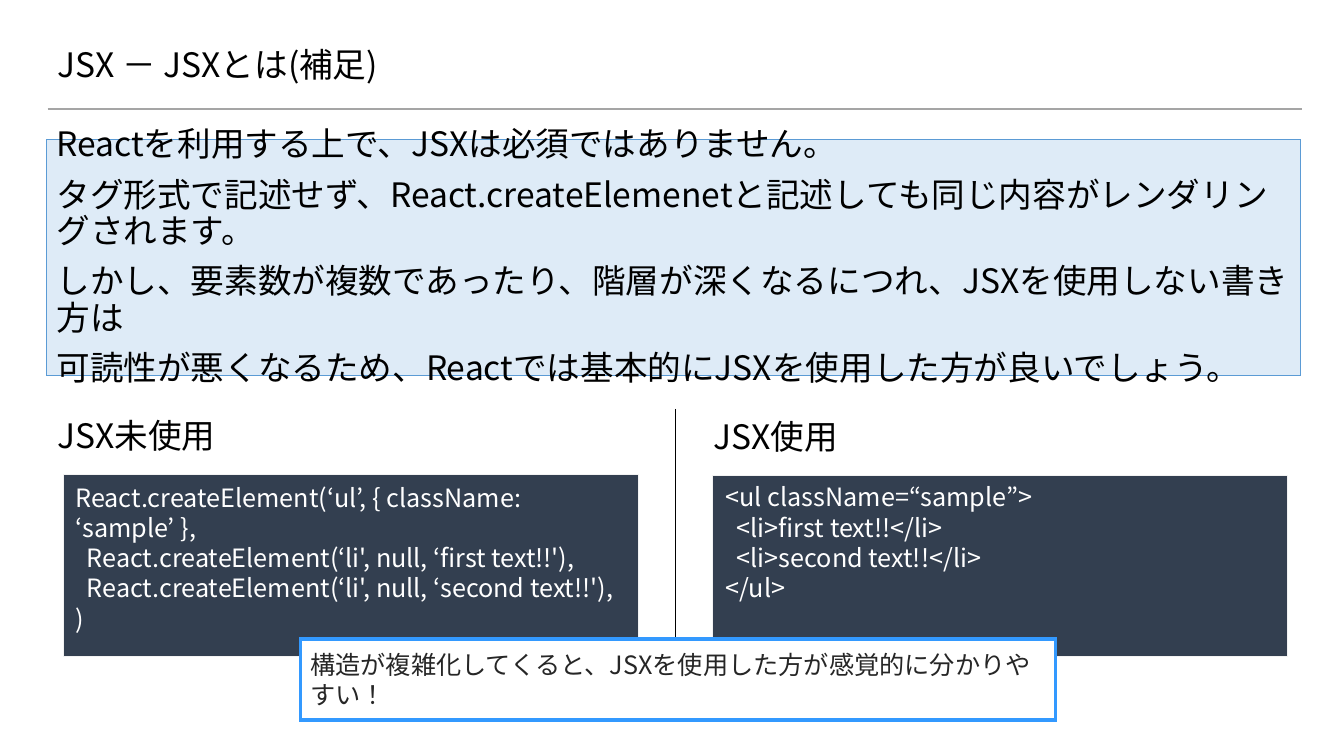
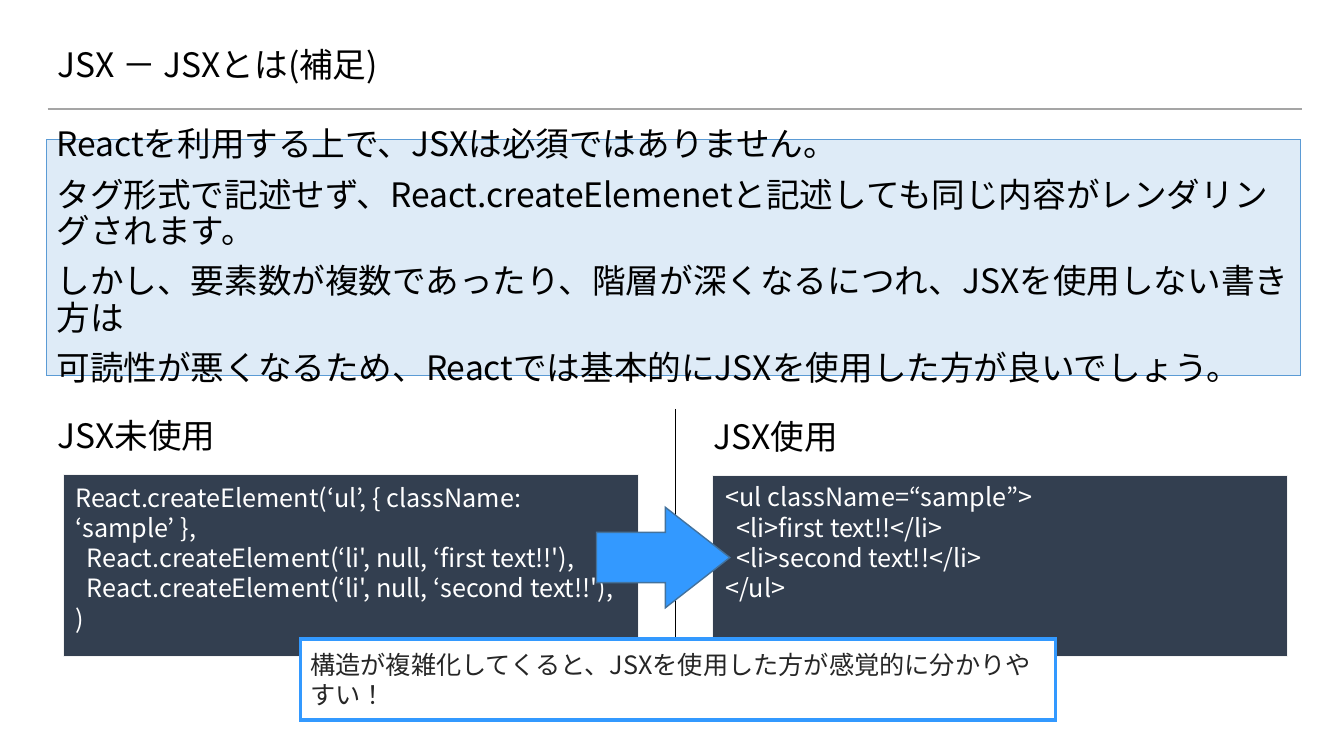
Before and after one commit to 2018SYSTEMI34/diary, a slide deck: slide 2 of doc/02_SlideShare/01.ネタ/２_Reactの基礎/2-1_Reactの基礎知識 ～JSX編～.pptx. Drawn at 1344x756 pixels with LibreOffice and Linux fonts; fonts in the diff are those of the drawing; background and template pictures are left out. Boxes give left, top, right and bottom in pixels: in the first picture for what was removed or moved away, otherwise in the second. Text is boxed around its words. In the diff, an @@ line names an element or a change of style, - is before the commit and + after.

Commit message:
微修正

```diff
--- a/doc/02_SlideShare/01.ネタ/２_Reactの基礎/2-1_Reactの基礎知識 ～JSX編～.pptx
+++ b/doc/02_SlideShare/01.ネタ/２_Reactの基礎/2-1_Reactの基礎知識 ～JSX編～.pptx
@@ right arrow added at [597, 507, 730, 608], fill #3399FF, outline #43739E 1 pt @@
```
